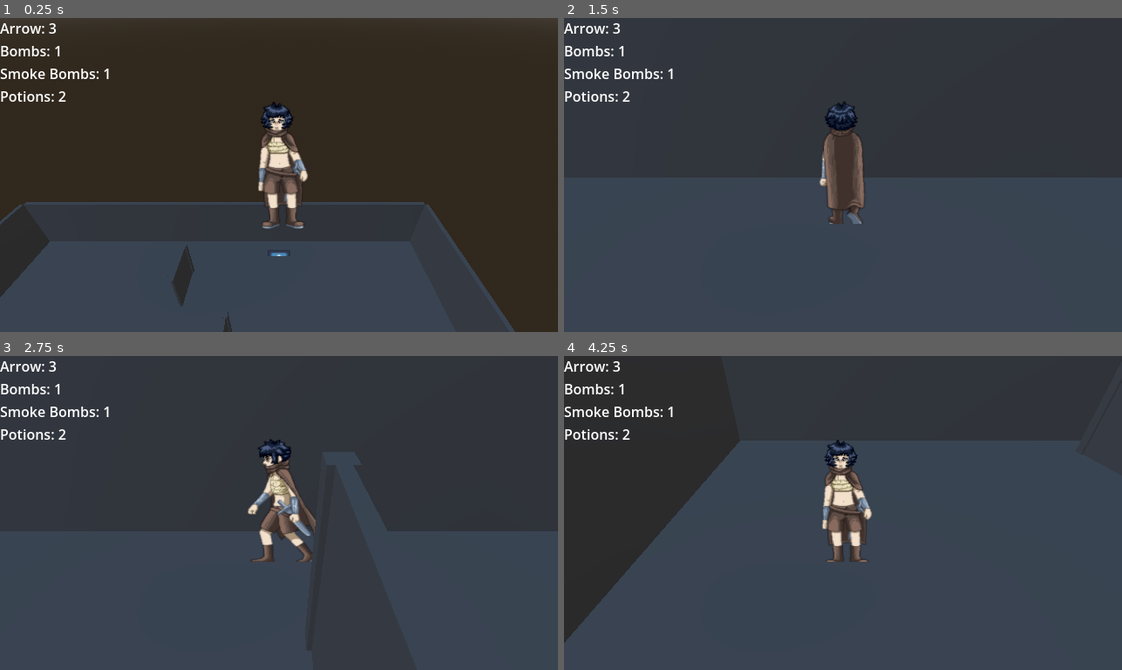
Above: before the commit, frames 1-4 (two rows, left to right).
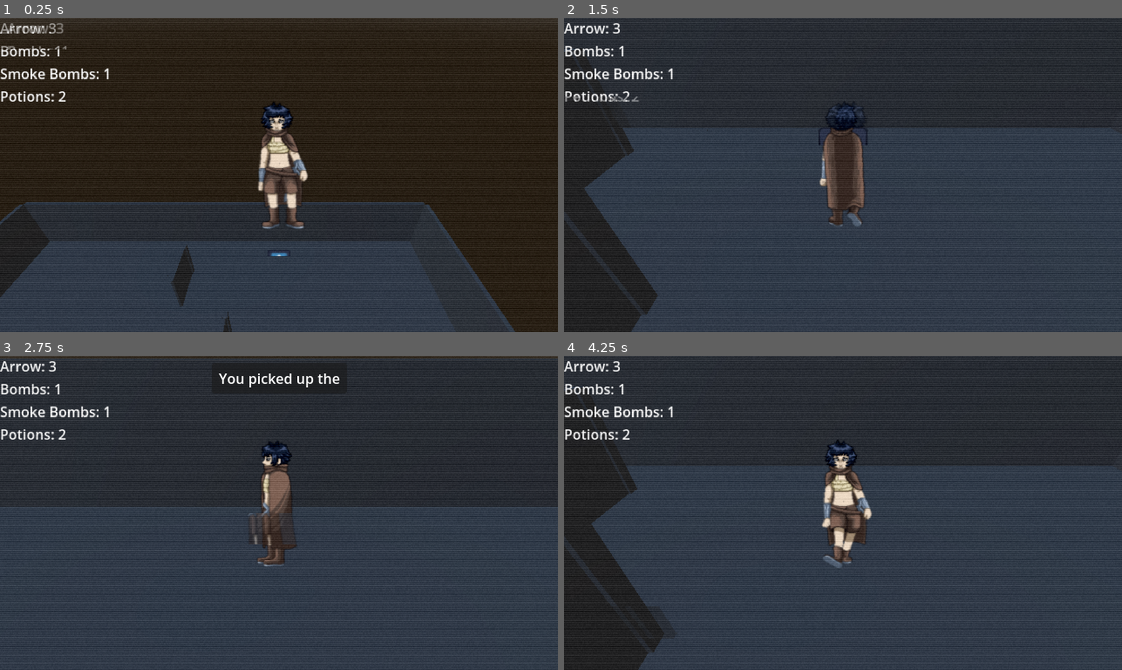
Above: after the commit, the same moments.

Repository: Torchki-Inc/godot-wild-jam-95
Game: Godot game, scene res://debug/scenes/test_world.tscn
Two runs of this game, one before a commit and one after it. Both use one fixed random seed, a clock stepped at 60 frames per second and the inputs below. This scene is started directly instead of the project's main scene. The engine's default icon, where the game draws it, is replaced by a stand-in: a white triangle on a blue panel in a dark square.
Inputs:
- Up to frame 1 (0.25 s): no input
- Up to frame 2 (1.5 s): hold E (interact) 0.53-1.28 s; hold W (move_up) from 0.53 s (still down); tap E (interact) at 1.35 s
- Up to frame 3 (2.75 s): release W (move_up) at 2.03 s; hold A (move_left) from 2.03 s (still down); hold E (interact) from 2.03 s (still down)
- Up to frame 4 (4.25 s): release E (interact) at 2.78 s; tap E (interact) at 2.85 s; release A (move_left) at 3.53 s; hold S (move_down) from 3.53 s (still down); hold E (interact) from 3.53 s (still down)

The runs differ from the first frame. In frame 1, 0.7% of the frame differs, in the area x 0-93%, y 1-100%; in frame 2, 9.4%; in frame 3, 5.7%; in frame 4, 10%, in the area x 0-100%, y 1-100%.

Commit message:
paused messages
add messages on pick up
add messages for door
add crt shader

Diff:
--- a/wild_game_95/debug/scenes/test_world.tscn
+++ b/wild_game_95/debug/scenes/test_world.tscn
@@ -37,5 +37,7 @@
 transform = Transform3D(1, 0, 0, 0, 1, 0, 0, 0, 1, 0, 0, -6.9)
 ITEM_TYPE = 4
 key_id = "test"
+item_name = "test_key"
 
 [node name="MessageUI" parent="." unique_id=263412717 instance=ExtResource("4_hh3ca")]
+process_mode = 2
--- a/wild_game_95/scenes/items/item.gd
+++ b/wild_game_95/scenes/items/item.gd
@@ -13,12 +13,16 @@
 @export var sprite: Texture2D = preload("res://icon.svg")
 @export var key_id: String = ""
 
+@export var item_name: String = ""
 
 var in_pickup_area: bool = false
 
 func _ready() -> void:
 	if sprite != null:
 		$Sprite3D.texture = sprite
+
+	if item_name == "":
+		_set_name()
 
 
 
@@ -39,8 +43,19 @@
 			GameState.player.arrows += 1
 		ItemType.KEY:
 			GameState.add_key(key_id)
+	MessageManager.show_message("item_pickup", {"item": item_name} )
 	queue_free()
 
+func _set_name() -> void:
+	var names := {
+		ItemType.POTION: "Potion",
+		ItemType.SMOKE: "Smoke Bomb",
+		ItemType.BOMB: "Bomb",
+		ItemType.ARROW: "Arrow",
+		ItemType.KEY: "Key",
+	}
+
+	item_name = names.get(ITEM_TYPE, "Unknown")
 
 func _on_area_3d_area_exited(area: Area3D) -> void:
 	in_pickup_area = false
--- a/wild_game_95/scenes/level/door.gd
+++ b/wild_game_95/scenes/level/door.gd
@@ -16,7 +16,9 @@
 		open_door()
 	else:
 		#CALL MESSAGE LOG
+		MessageManager.show_message("door_locked", {"item": required_key} )
 		MessageManager.show_message("need_key", {"item": required_key} )
+
 		print("Door is close, " + required_key + " required" )
 
 func open_door():
--- a/wild_game_95/scenes/player/player.tscn
+++ b/wild_game_95/scenes/player/player.tscn
@@ -2,6 +2,7 @@
 
 [ext_resource type="Script" uid="uid://dy2nyw6g0hd3c" path="res://scenes/player/player.gd" id="1_8afob"]
 [ext_resource type="Texture2D" uid="uid://cdj40p4gc550c" path="res://assets/sprites/Player_sprite_sheet.png" id="2_dovo2"]
+[ext_resource type="Shader" uid="uid://dq1aybfj4d6nx" path="res://shaders/materials/crt.gdshader" id="3_gmlin"]
 
 [sub_resource type="AtlasTexture" id="AtlasTexture_gmlin"]
 atlas = ExtResource("2_dovo2")
@@ -138,15 +139,26 @@
 "speed": 5.0
 }]
 
+[sub_resource type="CapsuleShape3D" id="CapsuleShape3D_gmlin"]
+radius = 0.80810547
+
 [sub_resource type="CapsuleShape3D" id="CapsuleShape3D_c8qny"]
-radius = 0.80810547
+radius = 0.5288086
+height = 2.2426758
 
 [sub_resource type="CameraAttributesPractical" id="CameraAttributesPractical_dovo2"]
+
+[sub_resource type="ShaderMaterial" id="ShaderMaterial_c8qny"]
+shader = ExtResource("3_gmlin")
+shader_parameter/pixel_size = 1.11200000532
+shader_parameter/vhs_intensity = 0.0
+shader_parameter/noise_intensity = 0.0850000040375
+shader_parameter/opacity = 0.4650000220875
 
 [node name="Player" type="CharacterBody3D" unique_id=1686751974 node_paths=PackedStringArray("head", "debug_label", "sprite")]
 collision_layer = 11
 script = ExtResource("1_8afob")
-SPEED = 7.0
+SPEED = 4.0
 acceleration = 1.0
 head = NodePath("CameraRig")
 debug_label = NodePath("CameraRig/SpringArm3D/Camera3D/CanvasLayer/Debug")
@@ -163,9 +175,11 @@
 monitoring = false
 
 [node name="CollisionShape3D" type="CollisionShape3D" parent="InteractZone" unique_id=1401344331]
-shape = SubResource("CapsuleShape3D_c8qny")
+shape = SubResource("CapsuleShape3D_gmlin")
+debug_color = Color(0.96511835, 4.813075e-07, 0.49155545, 0.41960785)
 
 [node name="CollisionShape3D" type="CollisionShape3D" parent="." unique_id=719466034]
+transform = Transform3D(1, 0, 0, 0, 1, 0, 0, 0, 1, 0.057734013, -0.09824437, 0)
 shape = SubResource("CapsuleShape3D_c8qny")
 
 [node name="CameraRig" type="Node3D" parent="." unique_id=558088415]
@@ -185,3 +199,12 @@
 [node name="Debug" type="Label" parent="CameraRig/SpringArm3D/Camera3D/CanvasLayer" unique_id=1570445388]
 offset_right = 40.0
 offset_bottom = 23.0
+
+[node name="CRTOverlay" type="ColorRect" parent="CameraRig/SpringArm3D/Camera3D/CanvasLayer" unique_id=908736544]
+material = SubResource("ShaderMaterial_c8qny")
+anchors_preset = 15
+anchor_right = 1.0
+anchor_bottom = 1.0
+grow_horizontal = 2
+grow_vertical = 2
+mouse_filter = 2
--- a/wild_game_95/scenes/ui/message_ui.gd
+++ b/wild_game_95/scenes/ui/message_ui.gd
@@ -1,18 +1,62 @@
 extends CanvasLayer
 
 @onready var panel: PanelContainer = $PanelContainer
-@onready var label: RichTextLabel = $PanelContainer/RichTextLabel
+@onready var label: RichTextLabel = $PanelContainer/MarginContainer/RichTextLabel
+
+var full_text: String = ""
+var typing: bool = false
 
 func _ready() -> void:
+	process_mode = ProcessMode.PROCESS_MODE_WHEN_PAUSED
+
 	panel.modulate.a = 0.0
 	MessageManager.message_displayed.connect(_on_message_shown)
 
 func _on_message_shown(text: String) -> void:
-	label.text = text
-	# panel.reset_size()
+	full_text = text
+	label.text = ""
+
+	panel.modulate.a = 0.0
+
+	get_tree().paused = true
 
 	var tween := create_tween()
 	tween.tween_property(panel, "modulate:a", 1.0, 0.15)
-	tween.tween_interval(1.5)
-	tween.tween_property(panel, "modulate:a", 0.0, 0.3)
-	tween.tween_callback(MessageManager.process_message)
+
+	await tween.finished
+	typing = true
+
+	type_text()
+
+func type_text() -> void:
+
+	for i in full_text.length():
+		if !typing:
+			break
+		label.text = full_text.substr(0, i + 1)
+
+		await get_tree().create_timer(0.025, true).timeout
+
+	label.text = full_text
+	typing = false
+
+func _unhandled_input(event: InputEvent) -> void:
+	if !get_tree().paused:
+		return
+
+	if event.is_action_pressed("interact"):
+		if typing:
+
+			typing = false
+			label.text = full_text
+		else:
+			close_message()
+
+
+func close_message() -> void:
+	var tween := create_tween()
+	tween.tween_property(panel, "modulate:a", 0.0, 0.15)
+
+	await tween.finished
+
+	MessageManager.process_message()
--- a/wild_game_95/scenes/ui/message_ui.tscn
+++ b/wild_game_95/scenes/ui/message_ui.tscn
@@ -3,19 +3,32 @@
 [ext_resource type="Script" uid="uid://clunleybpykpx" path="res://scenes/ui/message_ui.gd" id="1_rowjr"]
 
 [node name="MessageUI" type="CanvasLayer" unique_id=263412717]
+process_mode = 3
 layer = 10
 script = ExtResource("1_rowjr")
 
 [node name="PanelContainer" type="PanelContainer" parent="." unique_id=749181806]
+custom_minimum_size = Vector2(80, 0)
+custom_maximum_size = Vector2(250, -1)
 anchors_preset = 5
 anchor_left = 0.5
 anchor_right = 0.5
-offset_left = -206.5
-offset_right = 206.5
-offset_bottom = 40.0
+offset_left = -40.0
+offset_top = 8.0
+offset_right = 40.0
+offset_bottom = 8.0
 grow_horizontal = 2
 
-[node name="RichTextLabel" type="RichTextLabel" parent="PanelContainer" unique_id=863936467]
+[node name="MarginContainer" type="MarginContainer" parent="PanelContainer" unique_id=401647946]
+layout_mode = 2
+theme_override_constants/margin_left = 8
+theme_override_constants/margin_top = 6
+theme_override_constants/margin_right = 8
+theme_override_constants/margin_bottom = 6
+
+[node name="RichTextLabel" type="RichTextLabel" parent="PanelContainer/MarginContainer" unique_id=863936467]
 layout_mode = 2
 bbcode_enabled = true
 fit_content = true
+scroll_active = false
+horizontal_alignment = 3
--- a/wild_game_95/scripts/autoload/message_manager.gd
+++ b/wild_game_95/scripts/autoload/message_manager.gd
@@ -17,6 +17,7 @@
 func process_message():
     if queue.is_empty():
         is_displaying = false
+        get_tree().paused = false
         return
     is_displaying = true
     var text: String = queue.pop_front()
--- a/wild_game_95/scripts/misc/message.gd
+++ b/wild_game_95/scripts/misc/message.gd
@@ -3,5 +3,5 @@
 const TEXT := {
 	"door_locked": "Door is locked",
 	"item_pickup": "You picked up the {item}",
-	"need_key": "You need a key to open this door",
+	"need_key": "You need a {item} to open this door",
 }
--- /dev/null
+++ b/wild_game_95/shaders/materials/crt.gdshader
@@ -0,0 +1,56 @@
+shader_type canvas_item;
+
+// Main texture and parameters
+uniform sampler2D SCREEN_TEXTURE : hint_screen_texture, filter_nearest;
+uniform float pixel_size : hint_range(1.0, 10.0) = 3.0;
+uniform float vhs_intensity : hint_range(0.0, 10.0) = 3.0;
+uniform float noise_intensity : hint_range(0.0, 1.0) = 0.15;
+uniform float opacity : hint_range(0.0, 1.0) = 0.5;
+
+// Quick & dirty random function
+float random(vec2 uv) {
+    return fract(sin(dot(uv, vec2(12.9898, 78.233))) * 43758.5453123);
+}
+
+void fragment() {
+    // Keep a clean copy of the screen
+    vec4 original_color = texture(SCREEN_TEXTURE, SCREEN_UV);
+
+    // Convert to float to avoid the ivec2/float math crash in Godot 4
+    vec2 screen_res = vec2(textureSize(SCREEN_TEXTURE, 0));
+
+    // Pixel grid snapping
+    vec2 grid_uv = round(SCREEN_UV * (screen_res / pixel_size)) / (screen_res / pixel_size);
+
+    // Horizontal glitch - step time to make it chunky, not smooth
+    float time_step = floor(TIME * 15.0);
+    float glitch = (random(vec2(time_step, floor(grid_uv.y * 30.0))) - 0.5) * 0.005 * vhs_intensity;
+
+    // Tape tracking line - scrolls down the screen
+    float tracking_pos = fract(TIME * 0.2);
+    float tracking_line = step(0.95, 1.0 - abs(grid_uv.y - tracking_pos));
+    float tracking_glitch = tracking_line * (random(vec2(TIME)) - 0.5) * 0.05;
+
+    // Apply all UV offsets at once
+    vec2 uv = grid_uv;
+    uv.x += glitch + tracking_glitch;
+
+    // Split RGB channels for the color fringe
+    float r = texture(SCREEN_TEXTURE, uv + vec2(0.002 * vhs_intensity, 0.0)).r;
+    float g = texture(SCREEN_TEXTURE, uv).g;
+    float b = texture(SCREEN_TEXTURE, uv - vec2(0.002 * vhs_intensity, 0.0)).b;
+    vec3 vhs_color = vec3(r, g, b);
+
+    // Hard scanlines - follows the pixel grid
+    float scanline = mod(floor(SCREEN_UV.y * screen_res.y / pixel_size), 2.0) * 0.15;
+    vhs_color -= scanline;
+
+    // Static noise grain
+    float noise = (random(uv + floor(TIME * 20.0)) - 0.5) * noise_intensity;
+    vhs_color += noise;
+
+    // Final mix - Lerp between clean and VHS look
+    vec3 final_color = mix(original_color.rgb, vhs_color, opacity);
+
+    COLOR = vec4(final_color, 1.0);
+}
Not shown, added: wild_game_95/shaders/materials/crt.gdshader.uid
